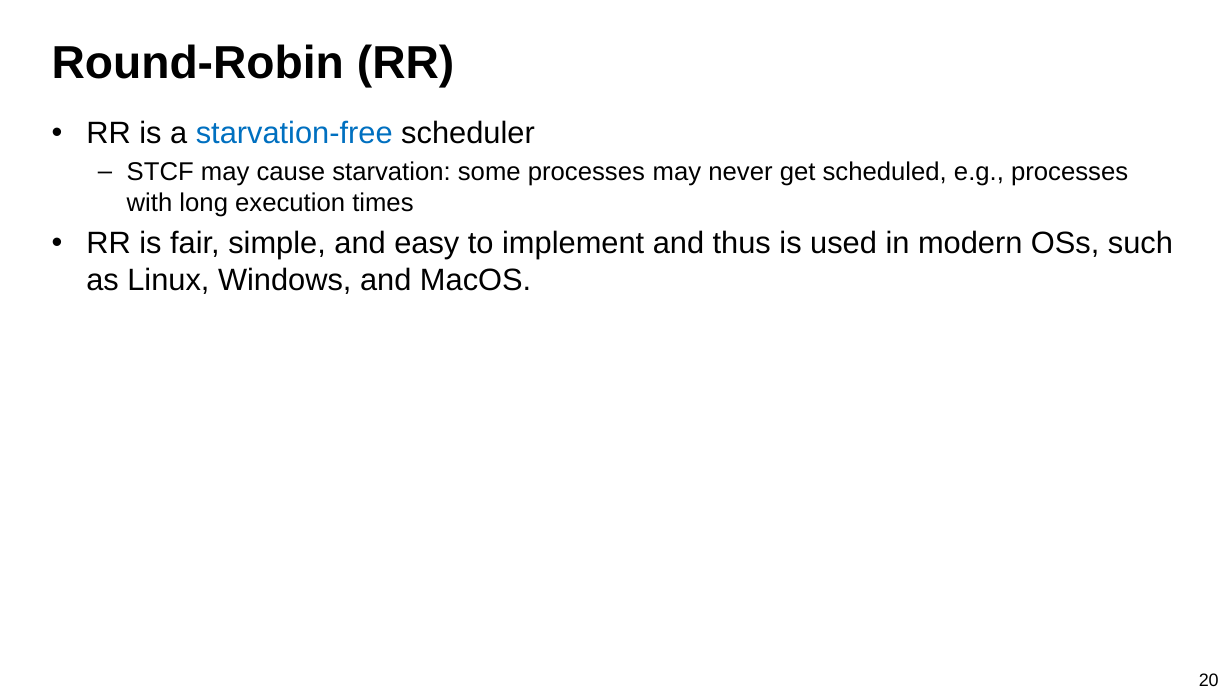
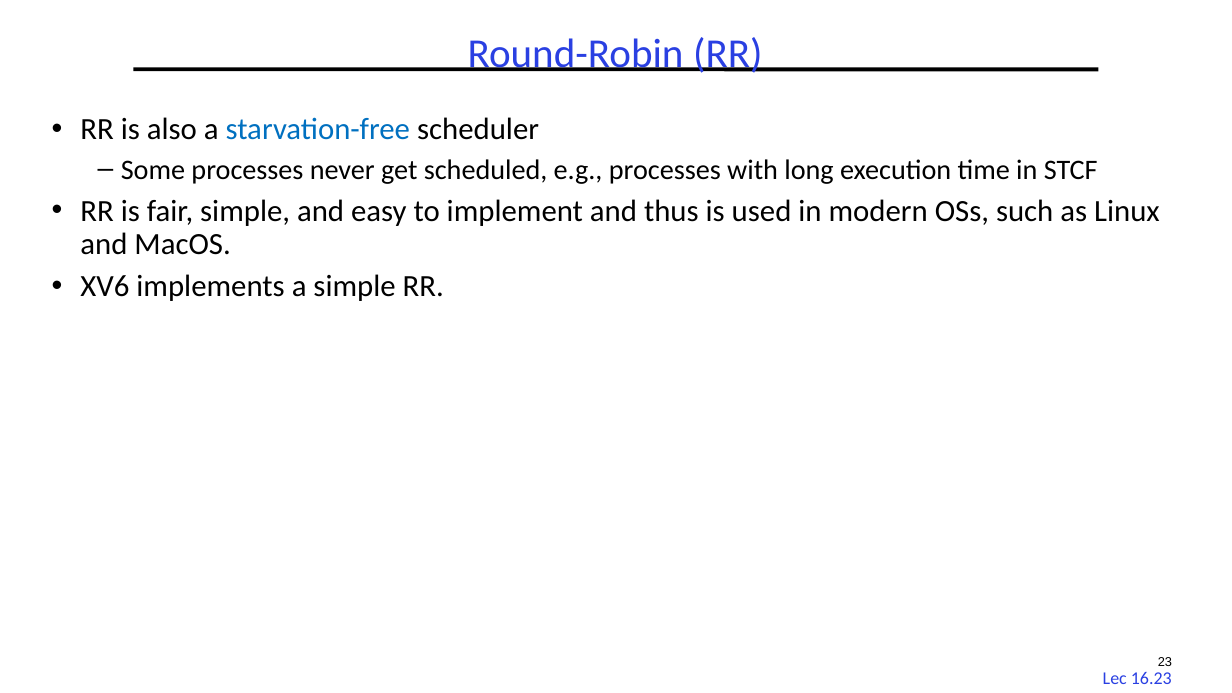
Before and after one commit to guhofstra/CSC256Fa25, a slide deck: slide 23 of PPTs/L3 Scheduling.pptx (slide 20 before the commit). Drawn at 1232x693 pixels with LibreOffice and Linux fonts; fonts in the diff are those of the drawing. Boxes give left, top, right and bottom in pixels: in the first picture for what was removed or moved away, otherwise in the second. Text is boxed around its words. In the diff, an @@ line names an element or a change of style, - is before the commit and + after.

```diff
--- a/PPTs/L3 Scheduling.pptx
+++ b/PPTs/L3 Scheduling.pptx
@@ title "Round-Robin (RR)" at bbox=[468, 37, 762, 73]: size 36 to 32 pt, font Arial to Calibri, text colour #000000 to #2A40E2, bold off; alignment left to centre; line spacing 1 to 0.9 @@
@@ line added from (133, 69) to (1099, 69), #000000 3 pt @@
@@ text at bbox=[80, 117, 1160, 301]: text changed; font Arial to Calibri @@
-• RR is a starvation-free scheduler
-  – STCF may cause starvation: some processes may never get scheduled, e.g., processes with long execution times
-• RR is fair, simple, and easy to implement and thus is used in modern OSs, such as Linux, Windows, and MacOS.
+• RR is also a starvation-free scheduler
+  – Some processes never get scheduled, e.g., processes with long execution time in STCF
+• RR is fair, simple, and easy to implement and thus is used in modern OSs, such as Linux and MacOS.
+• XV6 implements a simple RR.
@@ page number added at bbox=[1158, 657, 1172, 666], 10 pt, text #000000 @@
+23
@@ page number added at bbox=[1103, 672, 1172, 684], 14 pt, text #2A40E2 @@
+Lec 16.23
@@ page number removed at bbox=[1199, 673, 1219, 686] @@
-20
```
Also in this commit, not shown: 41 other slides changed, 3 slides added, 13 other files.
